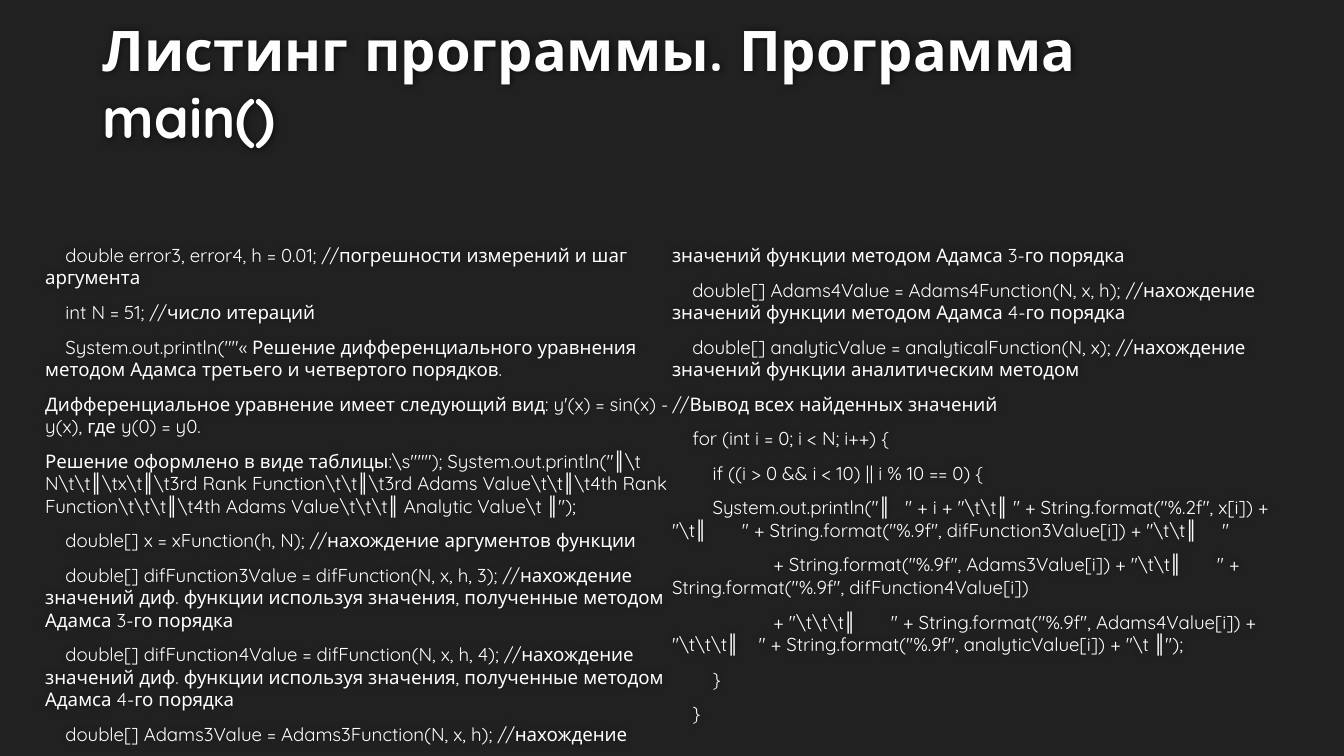
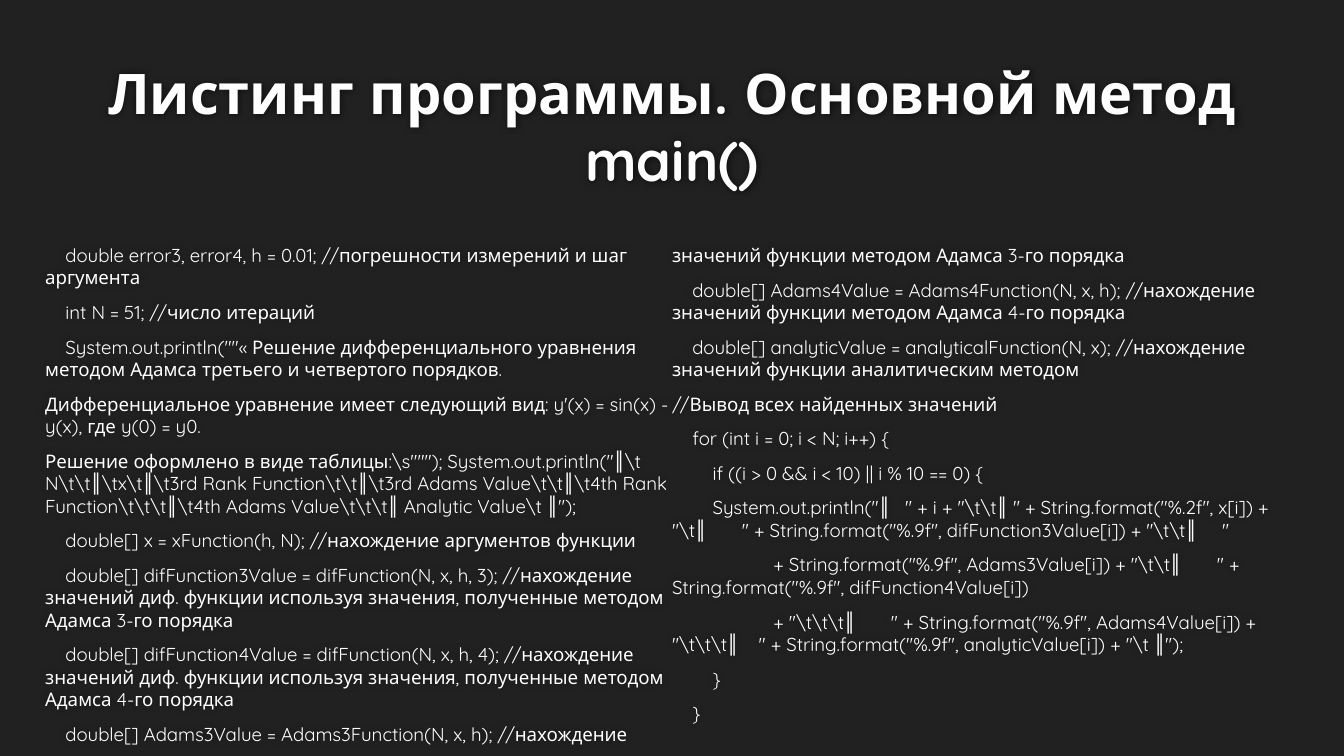
Before and after one commit to VladimirSolodilov/Programming, a slide deck: slide 15 of Вычислительная математика/Курсовой проект/Презентация к курсовому проекту.pptx. Drawn at 1344x756 pixels with LibreOffice and Linux fonts; fonts in the diff are those of the drawing; background and template pictures are left out. Boxes give left, top, right and bottom in pixels: in the first picture for what was removed or moved away, otherwise in the second. Text is boxed around its words. In the diff, an @@ line names an element or a change of style, - is before the commit and + after.

```diff
--- a/Вычислительная математика/Курсовой проект/Презентация к курсовому проекту.pptx
+++ b/Вычислительная математика/Курсовой проект/Презентация к курсовому проекту.pptx
@@ title at bbox=[108, 70, 1236, 191]: text changed @@
-Листинг программы. Программа main()
+Листинг программы. Основной метод main()
```
Also in this commit, not shown: 7 other slides changed, 1 slide added, 3 other files.
